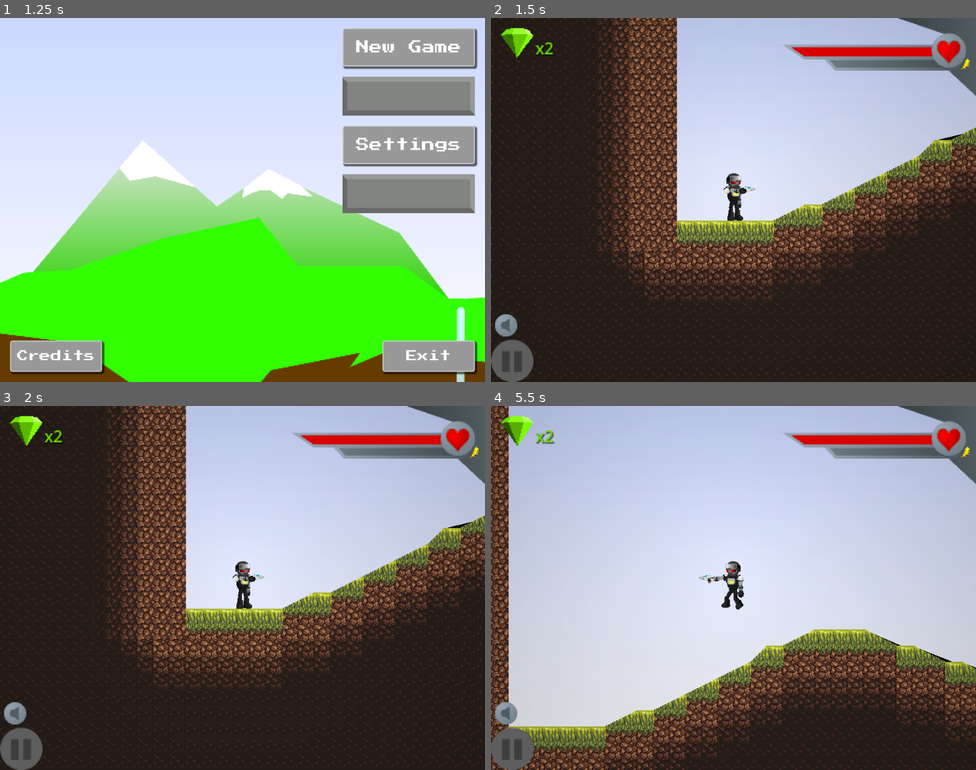
Above: before the commit, frames 1-4 (two rows, left to right).
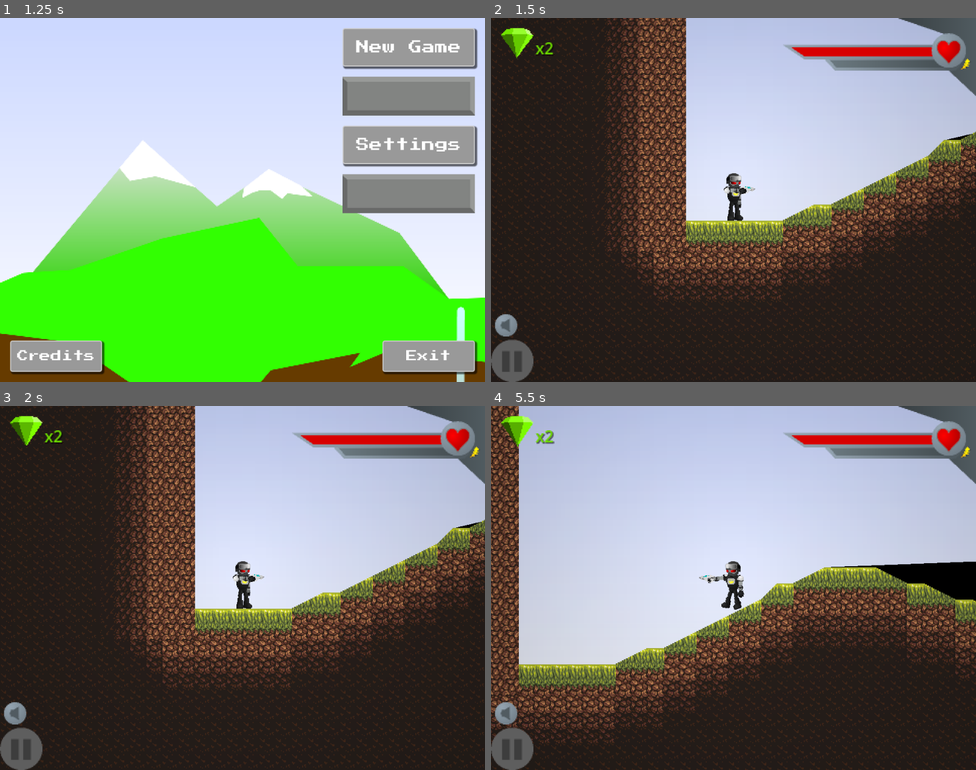
Above: after the commit, the same moments.

Repository: HMI-Studios/Skylands-WFA
Game: Godot game, scene res://ui/Intro.tscn
Same seed, same stepped clock (60 frames per second), same inputs: the game is played once before the commit and once after it. Sound files missing from this copy of the repository are replaced by a short silence.
Inputs (mouse positions are in pixels of both pictures, inside the frame that each line leads up to):
- Up to frame 1 (1.25 s): move the mouse to (349, 181) at 0.52 s; hold Right (move_right) from 0.53 s (still down); hold Space (space) from 0.53 s (still down); click (349, 181) at 0.67 s; tap Up (jump) at 0.77 s
- Up to frame 2 (1.5 s): release Right (move_right) at 1.25 s; release Space (space) at 1.25 s; click "New Game" at 1.25 s
- Up to frame 3 (2 s): no input
- Up to frame 4 (5.5 s): move the mouse to (636, 606) at 2.02 s; hold Right (move_right) 2.03-2.78 s; tap X (shoot) at 2.1, 5.1 s; tap Up (jump) at 2.27, 3.77, 4.52, 5.27 s; tap Space (space) at 2.3, 3.05, 3.6, 5.3 s; move the mouse to (782, 507) at 2.77 s; hold Left (move_left) 2.78-3.53 s; hold Down (sneak) 2.78-3.53 s; move the mouse to (709, 660) at 3.52 s; hold Right (move_right) 3.53-5.03 s; click (709, 660) at 3.67 s; move the mouse to (879, 642) at 4.27 s; hold Space (space) 4.28-5.03 s; move the mouse to (588, 533) at 5.02 s; hold Left (move_left) from 5.03 s (still down)

Frame 1 is identical in both runs. In frame 2, 20% of the frame differs, in the area x 0-100%, y 0-100%; in frame 3, 20%; in frame 4, 34%.

Commit message:
fix auto-aim breaking after switching levels

Diff:
--- a/project/scenes/levels/TileTest.tscn
+++ b/project/scenes/levels/TileTest.tscn
@@ -200,7 +200,7 @@
 
 [node name="Spawn" type="Node2D" parent="."]
 unique_name_in_owner = true
-position = Vector2(-1128, 56)
+position = Vector2(-1137, 58)
 
 [node name="Exit" type="Area2D" parent="."]
 unique_name_in_owner = true
--- a/project/scripts/Level.gd
+++ b/project/scripts/Level.gd
@@ -10,7 +10,6 @@
 
 func reset():
     set_level("TileTest")
-    %Player.reset()
 
 
 func _process(delta):
@@ -32,6 +31,7 @@
     var spawn = get_spawn_pos() + spawn_offset
     %Player.position = spawn
     %Camera.position = spawn
+    %Player.reset()
 
 
 func get_spawn_pos():
--- a/project/scripts/PlayMenu.gd
+++ b/project/scripts/PlayMenu.gd
@@ -2,7 +2,7 @@
 
 
 func _ready():
-    print('hi')
+    pass
 
 
 func _on_credits_pressed():
--- a/project/scripts/levels/TileTest.gd
+++ b/project/scripts/levels/TileTest.gd
@@ -37,6 +37,5 @@
 
 
 func _on_exit_body_entered(body):
-    print(body)
     if body == player:
         get_node("/root/Main/World").set_level("TileTest2", %Exit.position)
